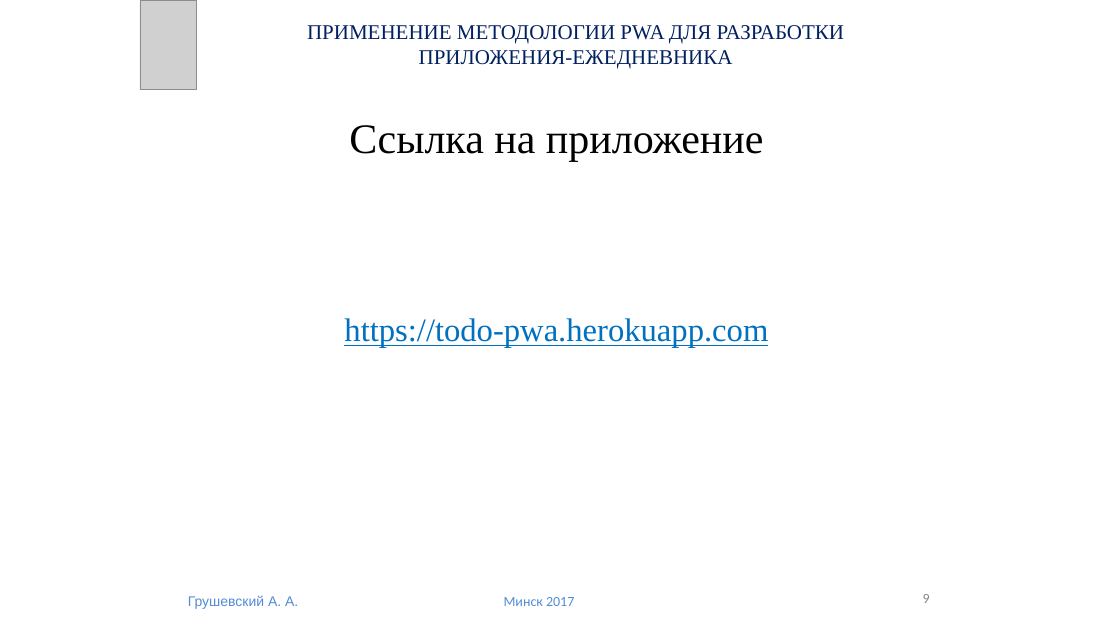
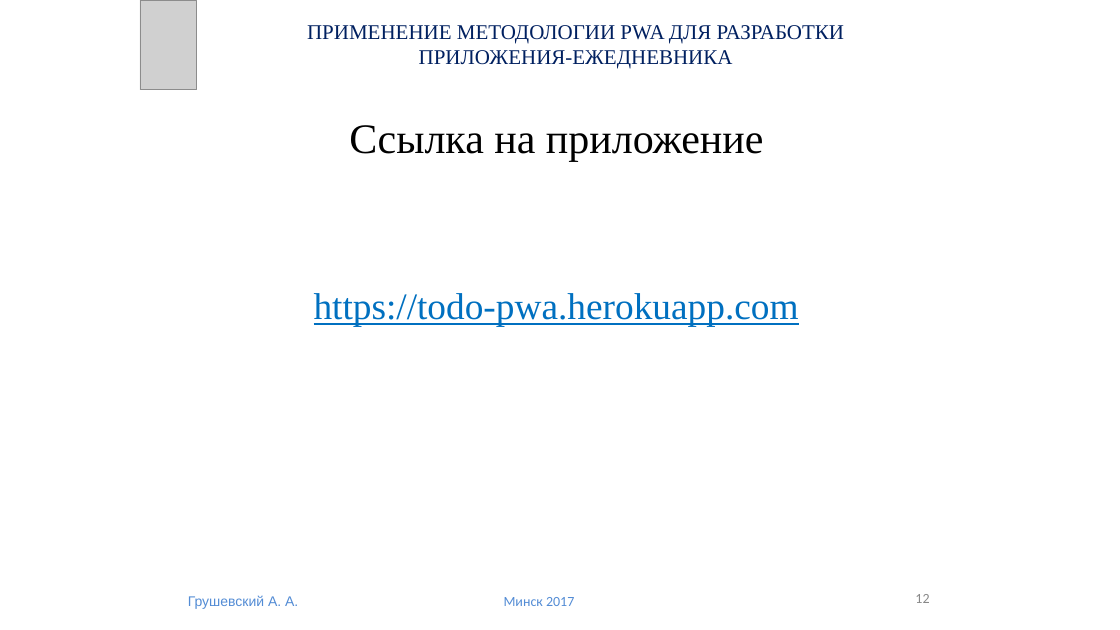
Before and after one commit to 18089396a47/diplom, a slide deck: slide 12 of Диплом Грушевский.pptx (slide 9 before the commit). Drawn at 1120x630 pixels with LibreOffice and Linux fonts; fonts in the diff are those of the drawing; grey boxes stand for pictures. Boxes give left, top, right and bottom in pixels: in the first picture for what was removed or moved away, otherwise in the second. Text is boxed around its words. In the diff, an @@ line names an element or a change of style, - is before the commit and + after.

```diff
--- a/Диплом Грушевский.pptx
+++ b/Диплом Грушевский.pptx
@@ subtitle "https://todo-pwa.herokuapp.com" at box(314, 293, 799, 326): size 28 to 32 pt @@
@@ page number at box(915, 594, 929, 603): text changed @@
-9
+12
```
Also in this commit, not shown: 5 other slides changed, 3 slides added, 14 other files.
